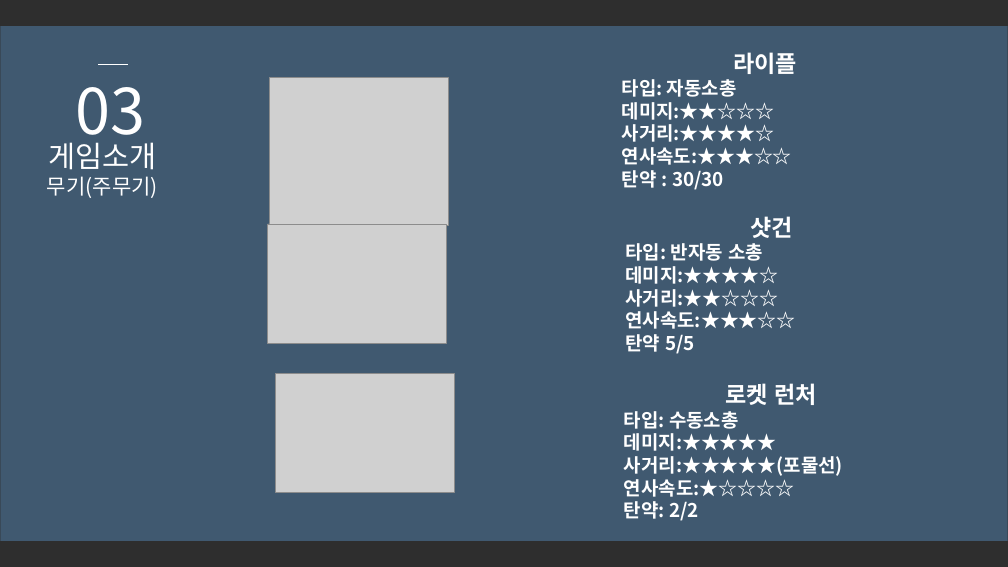
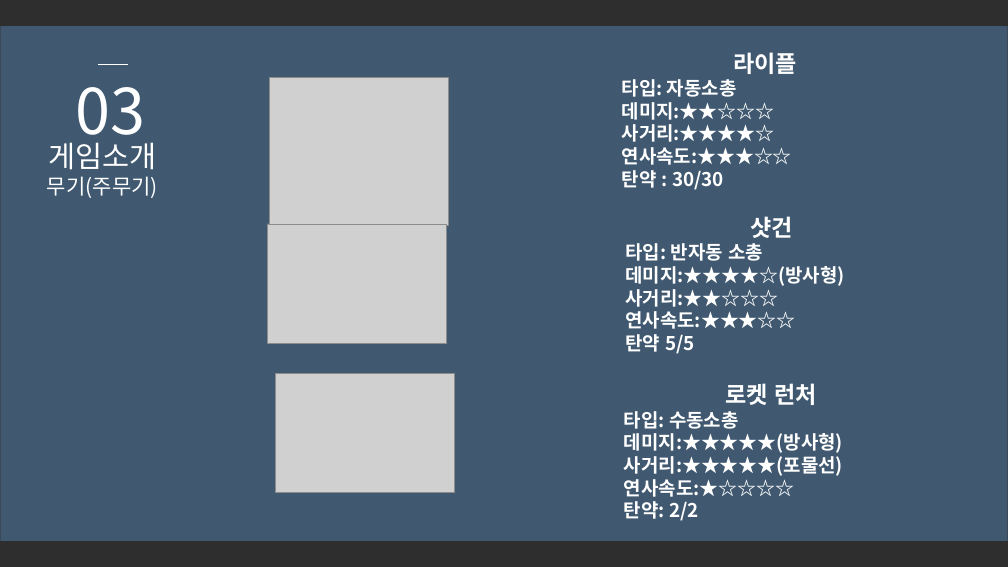
Before and after one commit to SuperTaeJun/GraduationWork, a slide deck: slide 10 of 졸업작품 제안서/졸업작품 제안서 ver4.pptx. Drawn at 1008x567 pixels with LibreOffice and Linux fonts; fonts in the diff are those of the drawing; grey boxes stand for pictures; background and template pictures are left out; a plain dark background stands for a picture behind light text. Boxes give left, top, right and bottom in pixels: in the first picture for what was removed or moved away, otherwise in the second. Text is boxed around its words. In the diff, an @@ line names an element or a change of style, - is before the commit and + after.

```diff
--- a/졸업작품 제안서/졸업작품 제안서 ver4.pptx
+++ b/졸업작품 제안서/졸업작품 제안서 ver4.pptx
@@ text at box(625, 266, 844, 286): text changed @@
-데미지:★★★★☆
+데미지:★★★★☆(방사형)
@@ text at box(624, 433, 843, 476): text changed @@
-데미지:★★★★★
-사거리:★★★★★(포물선)
+데미지:★★★★★(방사형)
+사거리:★★★★★(포물선)
```
Also in this commit, not shown: 1 other slide changed.
